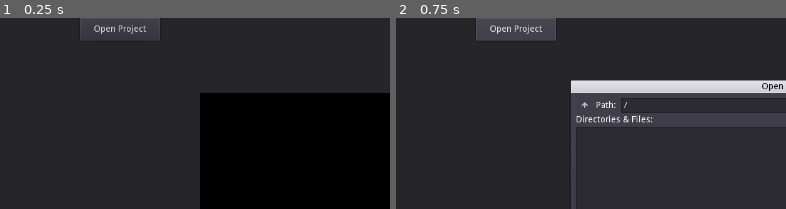
Above: before the commit, frames 1-2 (left to right).
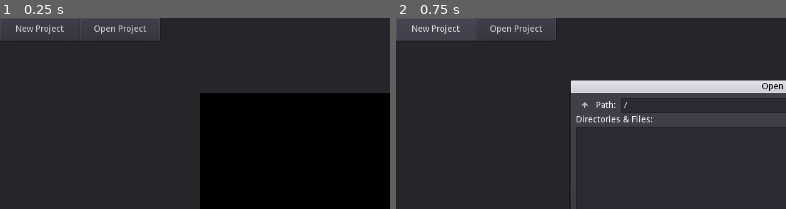
Above: after the commit, the same moments.

Repository: Sudospective/mirin-gui
Game: Godot game, scene res://Scenes/GUI.tscn
Two runs of this game, one before a commit and one after it. Both use one fixed random seed, a clock stepped at 60 frames per second and the inputs below.
Inputs:
- Up to frame 1 (0.25 s): no input
- Up to frame 2 (0.75 s): click "Open Project" (after the commit: "New Project") at 0.5 s
The pictures show only the part of the screen within x 0-50%, y 0-50%; the shares and areas given below are measured in that part.

The runs differ from the first frame. In frame 1, 1.5% of the frame differs, in the area x 0-21%, y 0-12%; in frame 2, 2.4%.

Commit message:
Added new project functionality
This automatically downloads a fresh copy of the Mirin template. This includes the song and step charts, so it is advised to prevent replacement of them until next commit.

Diff:
--- a/Scenes/GUI.tscn
+++ b/Scenes/GUI.tscn
@@ -16,26 +16,7 @@
 anchor_right = 1.0
 anchor_bottom = 1.0
 
-[node name="FileBrowser" type="FileDialog" parent="Workspace"]
-anchor_left = 0.5
-anchor_top = 0.5
-anchor_right = 0.5
-anchor_bottom = 0.5
-margin_left = -360.0
-margin_top = -240.0
-margin_right = 360.0
-margin_bottom = 240.0
-window_title = "Open a Directory"
-mode = 2
-access = 2
-current_dir = "/"
-current_path = "/"
-__meta__ = {
-"_edit_use_anchors_": false
-}
-
 [node name="ButtonNew" type="Button" parent="Workspace"]
-visible = false
 margin_right = 128.0
 margin_bottom = 36.0
 text = "New Project"
@@ -480,3 +461,21 @@
 __meta__ = {
 "_edit_use_anchors_": false
 }
+
+[node name="FileBrowser" type="FileDialog" parent="Workspace"]
+anchor_left = 0.5
+anchor_top = 0.5
+anchor_right = 0.5
+anchor_bottom = 0.5
+margin_left = -360.0
+margin_top = -240.0
+margin_right = 360.0
+margin_bottom = 240.0
+window_title = "Choose a directory"
+mode = 2
+access = 2
+current_dir = "/"
+current_path = "/"
+__meta__ = {
+"_edit_use_anchors_": false
+}
--- a/Scripts/mirin.gd
+++ b/Scripts/mirin.gd
@@ -1,4 +1,6 @@
 extends Control
+
+const TEMPLATE_URL: String = 'https://api.github.com/repos/xerool/notitg-mirin'
 
 var font: DynamicFont = DynamicFont.new()
 var label: Label = Label.new()
@@ -13,36 +15,10 @@
 }
 var browse_type: String = ''
 
-var mods: Dictionary = {
-'header': '<Mods Type = "ActorFrame" LoadCommand = "%xero(function(self)',
-'body': (
-"""
-	for pn = 1, 2 do
-		setupJudgeProxy(PJ[pn], P[pn]:GetChild('Judgment'), pn)
-		setupJudgeProxy(PC[pn], P[pn]:GetChild('Combo'), pn)
-	end
-	for pn = 1, #PP do
-		PP[pn]:SetTarget(P[pn])
-		P[pn]:hidden(1)
-	end
-\n"""
-),
-'footer': '\nend)">\n'
-}
-var actors: Dictionary = {
-'header': '<children>',
-'body': (
-"""
-	<Layer Type = "ActorProxy" Name = "PP[1]" />
-	<Layer Type = "ActorProxy" Name = "PP[2]" />
-	<Layer Type = "ActorProxy" Name = "PC[1]" />
-	<Layer Type = "ActorProxy" Name = "PC[2]" />
-	<Layer Type = "ActorProxy" Name = "PJ[1]" />
-	<Layer Type = "ActorProxy" Name = "PJ[2]" />
-"""
-),
-'footer': '</children></Mods>'
-}
+var mods: Array
+var actors: Array
+
+var modfile: String
 
 onready var btn_new: Button = get_node("Workspace/ButtonNew")
 onready var btn_open: Button = get_node("Workspace/ButtonOpen")
@@ -77,18 +53,19 @@
 		draw_line(points_arc[index_point], points_arc[index_point + 1], color)
 
 func _ready():
+	btn_new.connect("pressed", self, "folder_browse", ['new'])
+	btn_open.connect("pressed", self, "folder_browse", ['open'])
+	file_browser.connect("dir_selected", self, "folder_select")
+	mod_type.connect("item_selected", self, "type_select")
+	btn_insert.connect("pressed", self, "_on_insert")
+
 	font.font_data = styles.reg
 	font.size = 64
 	aux = 0
-	btn_new.connect("pressed", self, "folder_browse", ['new'])
-	btn_open.connect("pressed", self, "folder_browse", ['open'])
-	file_browser.connect("dir_selected", self, "folder_select")
 	file_browser.set_access(FileDialog.ACCESS_FILESYSTEM)
 	mod_type.add_item('Set')
 	mod_type.add_item('Ease')
 	mod_type.add_item('Add')
-	mod_type.connect("item_selected", self, "type_select")
-	btn_insert.connect("pressed", self, "_on_insert")
 	for item in [
 		'instant',
 		'linear',
@@ -118,17 +95,56 @@
 	browse_type = mode
 
 func folder_select(path):
+	set_panel.show()
+	proj_path = path
+	if browse_type == 'new':
+		for file_dir in ['', 'lua', 'template']:
+			var http = HTTPRequest.new()
+			add_child(http)
+			http.connect("request_completed", self, "_template_response")
+			var headers = [
+				'Accept: application/vnd.github.v3+json'
+			]
+			http.request(TEMPLATE_URL + '/contents/' + file_dir, headers, HTTPClient.METHOD_GET)
+	else:
+		open_file('lua/mods.xml')
+		mod_type.set("disabled", false)
+		mod_name.set_editable(true)
+		mod_perc.set_editable(true)
+		btn_insert.set("disabled", false)
+
+func _template_response(result, response_code, headers, body):
+	if response_code != HTTPClient.RESPONSE_OK:
+		push_error('Failed to download template: ' + str(response_code))
+		return
+	var res: String = body.get_string_from_utf8()
+	if !res:
+		push_error('Unable to get HTTP data from repository response.')
+		return
+	var data: Array = parse_json(res)
+	if data:
+		var template_tree: Dictionary
+		var dir = Directory.new()
+		dir.open(proj_path)
+		dir.make_dir('lua')
+		dir.make_dir('template')
+		for item in data:
+			var http = HTTPRequest.new()
+			add_child(http)
+			http.connect("request_completed", self, "_file_downloaded", [item.path])
+			if item.download_url:
+				http.request(item.download_url, [], HTTPClient.METHOD_GET)
+
 	mod_type.set("disabled", false)
 	mod_name.set_editable(true)
 	mod_perc.set_editable(true)
 	btn_insert.set("disabled", false)
-	set_panel.show()
-	proj_path = path
-	match browse_type:
-		'new':
-			pass
-		'open':
-			pass
+
+func _file_downloaded(result, response_code, headers, body, file_dir):
+	var f = File.new()
+	f.open(proj_path + '/' + file_dir, File.WRITE)
+	f.store_buffer(body)
+	f.close()
 
 func type_select(idx):
 	match mod_type.get_item_text(idx):
@@ -160,30 +176,33 @@
 		m_ease = cur_panel.get_node("ModEase").get_item_text(cur_panel.get_node("ModEase").get_selected())
 	insert_mod(m_type, m_start, m_length, m_ease, m_perc, m_name)
 
-func insert_mod(type, start, length, easefunc, percent, mod):
+func insert_mod(type: String, start: String, length: String, easefunc: String, percent: String, mod: String):
 	var modline: String
 	if type != 'set':
-		modline = (
-			type + ' {' +
-			start + ', ' +
-			length + ', ' +
-			easefunc + ', ' +
-			percent + ', ' +
-			'\'' + mod + '\'}'
-		)
+		modline = '%s {%s, %s, %s}' % [type, start, percent, mod]
 	else:
-		modline = (
-			type + ' {' +
-			start + ', ' +
-			percent + ', ' +
-			'\'' + mod + '\'}'
-		)
-	mods.body += '\t' + modline + '\n'
-
-func save_to_file(file, data):
+		modline = '%s {%s, %s, %s, %s, %s}' % [type, start, length, easefunc, percent, mod]
+	mods.insert(-1, '\t' + modline + '\n')
+
+func insert_actor(actortype: String, actorname: String):
+	var actorline: String
+	actorline = ("""
+	<%s
+		Name = %s
+	/>
+""") % [actortype, actorname]
+	actors.insert(-1, actorline)
+
+func open_file(file):
+	var f = File.new()
+	f.open(proj_path + '/' + file, File.READ)
+	modfile = f.get_as_text()
+	f.close()
+
+func save_to_file(file):
 	var f = File.new()
 	f.open(proj_path + '/' + file, File.WRITE)
-	f.store_string(data)
+	f.store_string(modfile)
 	f.close()
 
 func print_string(string: String):
@@ -202,18 +221,7 @@
 
 func _input(event):
 	if proj_path != '' and event.is_action_pressed("save_to_file"):
-		var compiled_mods = (
-			mods.header +
-			mods.body +
-			mods.footer
-		)
-		var compiled_actors = (
-			actors.header +
-			actors.body +
-			actors.footer
-		)
-		var mods_xml = compiled_mods + compiled_actors
-		save_to_file('mirin-gui.xml', mods_xml)
+		save_to_file('lua/mods.xml')
 
 func _draw():
 	draw_string(font, Vector2(20, 72), text, color)
--- /dev/null
+++ b/Scripts/net_handler.gd
@@ -0,0 +1,56 @@
+extends Node
+var t = Thread.new()
+func _init():
+	var arg_bytes_loaded = {"name":"bytes_loaded","type":TYPE_INT}
+	var arg_bytes_total = {"name":"bytes_total","type":TYPE_INT}
+	add_user_signal("loading",[arg_bytes_loaded,arg_bytes_total])
+	var arg_result = {"name":"result","type":TYPE_RAW_ARRAY}
+	add_user_signal("loaded",[arg_result])
+
+func get_file(domain,url,port,ssl):
+	if(t.is_active()):
+		return
+	t.start(self,"_load",{"domain":domain,"url":url,"port":port,"ssl":ssl})
+
+func _load(params):
+	var err = 0
+	var http = HTTPClient.new()
+	err = http.connect(params.domain,params.port,params.ssl)
+
+	while(http.get_status() == HTTPClient.STATUS_CONNECTING or http.get_status() == HTTPClient.STATUS_RESOLVING):
+		http.poll()
+		OS.delay_msec(100)
+
+	var headers = [
+		"User-Agent: Pirulo/1.0 (Godot)",
+		"Accept: */*"
+	]
+
+	err = http.request(HTTPClient.METHOD_GET,params.url,headers)
+
+	while (http.get_status() == HTTPClient.STATUS_REQUESTING):
+		http.poll()
+		OS.delay_msec(500)
+
+	var rb: Array
+	if(http.has_response()):
+		headers = http.get_response_headers_as_dictionary()
+		while(http.get_status()==HTTPClient.STATUS_BODY):
+			http.poll()
+			var chunk = http.read_response_body_chunk()
+			if(chunk.size()==0):
+				OS.delay_usec(100)
+			else:
+				rb = rb+chunk
+				call_deferred("_send_loading_signal",rb.size(),http.get_response_body_length())
+
+	call_deferred("_send_loaded_signal")
+	http.close()
+	return rb
+
+func _send_loading_signal(l,t):
+	emit_signal("loading",l,t)
+
+func _send_loaded_signal():
+	var r = t.wait_to_finish()
+	emit_signal("loaded",r)
--- a/project.godot
+++ b/project.godot
@@ -7,10 +7,6 @@
 ;   param=value ; assign values to parameters
 
 config_version=4
-
-_global_script_classes=[  ]
-_global_script_class_icons={
-}
 
 [application]
 
Not shown, changed: LICENSE
